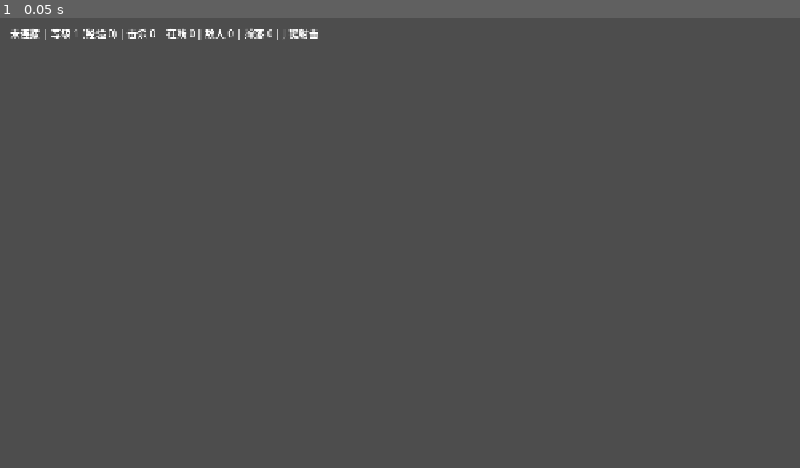
Above: before the commit, frame 1.
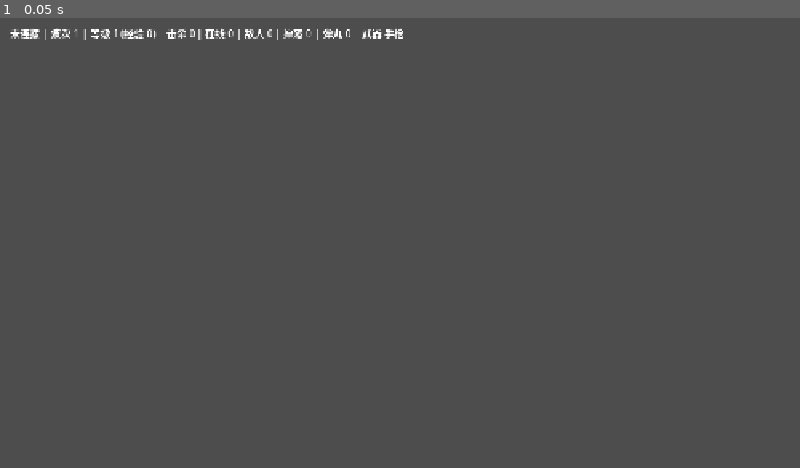
Above: after the commit, the same moment.

Repository: kiony6/roguecoop-trae
Game: Godot game, scene res://scenes/world.tscn
Two runs of this game, one before a commit and one after it. Both use one fixed random seed, a clock stepped at 60 frames per second and the inputs below. This scene is started directly instead of the project's main scene.
Inputs:
- Up to frame 1 (0.05 s): no input

The runs differ from the first frame. In frame 1, 0.5% of the frame differs, in the area x 6-51%, y 2-5%.

Commit message:
feat(m4): net facade + presentation for projectiles and room walls

Diff:
--- a/autoload/net.gd
+++ b/autoload/net.gd
@@ -6,10 +6,13 @@
 signal player_joined(player_id: int)
 signal player_left(player_id: int)
 signal input_received(player_id: int)
-signal world_state(tick: int, meta: Dictionary, players: Array, enemies: Array, loot: Array)
+signal world_state(
+	tick: int, meta: Dictionary, players: Array, enemies: Array, loot: Array, projectiles: Array
+)
 signal upgrade_offer(choices: PackedInt32Array)
 signal player_upgrade(player_id: int, card_id: int)
 signal run_over(won: bool, stats: Dictionary)
+signal room_ready
 signal connected_ok(local_id: int)
 signal connection_failed
 signal disconnected
@@ -48,6 +51,14 @@
 
 func is_client() -> bool:
 	return mode == Mode.CLIENT
+
+
+func room_walls() -> Array:
+	if mode == Mode.HOST:
+		return _host.room_walls
+	if mode == Mode.CLIENT:
+		return _client.room_walls
+	return []
 
 
 # ---------------- 主机 ----------------
@@ -166,7 +177,8 @@
 			_host.meta(),
 			_host.player_states(),
 			_host.enemy_states(),
-			_host.loot_states()
+			_host.loot_states(),
+			_host.projectile_states()
 		)
 		if not _host.run_over:
 			_offer_to_players()
@@ -226,8 +238,10 @@
 		var center: Vector2 = _host.players[peer]["pos"]
 		var culled_enemies := AoI.cull(center, AoI.AOI_RADIUS, enemies)
 		var culled_loot := AoI.cull(center, AoI.AOI_RADIUS, loot)
+		var projs := _host.projectile_states()
+		var culled_proj := AoI.cull(center, AoI.AOI_RADIUS, projs)
 		var payload := Protocol.encode_snapshot(
-			_host.tick, meta, players, culled_enemies, culled_loot
+			_host.tick, meta, players, culled_enemies, culled_loot, culled_proj
 		)
 		_rpc_snapshot.rpc_id(peer, _host.tick, payload)
 	_host.snapshot_count += 1
@@ -240,6 +254,7 @@
 	if mode != Mode.HOST:
 		return
 	_host.add_player(id)
+	_rpc_room.rpc_id(id, Protocol.encode_room(_host.room_walls))
 	player_joined.emit(id)
 	_broadcast_peer_list()
 
@@ -299,7 +314,9 @@
 	_client.last_snapshot_tick = snap["tick"]
 	_client.last_meta = snap["meta"]
 	_client.last_players = snap["players"]
-	world_state.emit(snap["tick"], snap["meta"], snap["players"], snap["enemies"], snap["loot"])
+	world_state.emit(
+		snap["tick"], snap["meta"], snap["players"], snap["enemies"], snap["loot"], snap["projectiles"]
+	)
 
 
 @rpc("authority", "call_remote", "reliable", 0)
@@ -320,6 +337,14 @@
 
 
 @rpc("authority", "call_remote", "reliable", 0)
+func _rpc_room(payload: PackedByteArray) -> void:
+	if mode != Mode.CLIENT:
+		return
+	_client.room_walls = Protocol.decode_room(payload)
+	room_ready.emit()
+
+
+@rpc("authority", "call_remote", "reliable", 0)
 func _rpc_upgrade_offer(choices: PackedInt32Array) -> void:
 	if mode != Mode.CLIENT:
 		return
--- a/net/net_client.gd
+++ b/net/net_client.gd
@@ -7,6 +7,7 @@
 var last_players: Array = []
 var pending_move := Vector2.ZERO
 var pending_buttons := 0
+var room_walls: Array = []
 
 
 func reset() -> void:
@@ -16,3 +17,4 @@
 	last_players = []
 	pending_move = Vector2.ZERO
 	pending_buttons = 0
+	room_walls = []
--- a/scripts/player.gd
+++ b/scripts/player.gd
@@ -2,11 +2,12 @@
 ## 玩家表现节点。状态全部来自 Net 的 world_state 推送：
 ## - 主机端：一切权威直连（自己 + 远端都直接读权威位置）
 ## - 客户端：本地玩家「预测 + 软校正」，远端玩家「按到达时间插值」
-## M3：新增倒地/阵亡表现与救援进度环。
+## M3 保留倒地/阵亡表现与救援进度环；M4 新增武器枪管与墙体碰撞预测。
 
 const Interp := preload("res://net/interp.gd")
 const Movement := preload("res://sim/movement.gd")
 const Combat := preload("res://sim/combat.gd")
+const Weapons := preload("res://sim/weapons.gd")
 
 const CORRECT_RATE := 10.0  # 软校正速率
 const SNAP_DIST := 140.0  # 误差超过该距离直接硬吸附
@@ -18,6 +19,7 @@
 var hp := Combat.PLAYER_MAX_HP
 var status := Combat.PLAYER_ALIVE
 var revive01 := 0
+var weapon := 0
 
 var _interp := Interp.new()
 var _auth := Vector2.ZERO
@@ -34,7 +36,9 @@
 	queue_redraw()
 
 
-func push_authoritative(pos: Vector2, hp_in: int, status_in: int, revive_in: int) -> void:
+func push_authoritative(
+	pos: Vector2, hp_in: int, status_in: int, revive_in: int, weapon_in: int
+) -> void:
 	if not _has_auth:
 		_has_auth = true
 		_auth = pos
@@ -44,6 +48,7 @@
 	hp = hp_in
 	status = status_in
 	revive01 = revive_in
+	weapon = weapon_in
 	_interp.push(pos, float(Time.get_ticks_msec()))
 	queue_redraw()
 
@@ -64,7 +69,7 @@
 
 func _local_tick(delta: float) -> void:
 	var move := Input.get_vector("move_left", "move_right", "move_up", "move_down")
-	_predicted = Movement.step(_predicted, move, delta)
+	_predicted = Movement.step(_predicted, move, delta, Movement.SPEED, Net.room_walls())
 	Net.send_local_input(move, _read_buttons())
 
 	var err := _auth - _predicted
@@ -95,6 +100,7 @@
 	draw_arc(Vector2.ZERO, RADIUS, 0.0, TAU, 24, body.darkened(0.35), 2.0)
 	if is_local:
 		draw_arc(Vector2.ZERO, RADIUS + 4.0, 0.0, TAU, 24, color.lightened(0.4), 1.0)
+	_draw_weapon()
 	if status == Combat.PLAYER_DOWNED:
 		# 救援进度环（顺时针，进度越满越接近救起）
 		var p := float(revive01) / 255.0
@@ -105,3 +111,13 @@
 	var ratio := clampf(float(hp) / float(Combat.PLAYER_MAX_HP), 0.0, 1.0)
 	draw_rect(Rect2(-14.0, -RADIUS - 9.0, 28.0, 3.0), Color(0, 0, 0, 0.5))
 	draw_rect(Rect2(-14.0, -RADIUS - 9.0, 28.0 * ratio, 3.0), Color("7be07b"))
+
+
+func _draw_weapon() -> void:
+	# 枪管按武器着色，便于一眼分辨当前武器
+	var col := Color("a8e0ff")
+	if weapon == Weapons.KIND_SHOTGUN:
+		col = Color("ffe9a8")
+	elif weapon == Weapons.KIND_RIFLE:
+		col = Color("ffd0f0")
+	draw_rect(Rect2(4.0, -2.0, 11.0, 4.0), col)
--- /dev/null
+++ b/scripts/projectile.gd
@@ -0,0 +1,53 @@
+extends Node2D
+## 弹丸表现节点（M4）。弹丸速度快，客户端用「最近权威位置 + 方向」航位推算，
+## 避免插值带来的明显滞后；主机直连权威位置。
+
+const Weapons := preload("res://sim/weapons.gd")
+
+var proj_id := 0
+var kind := 0
+
+var _auth := Vector2.ZERO
+var _dir := Vector2.RIGHT
+var _recv_ms := 0.0
+var _has_auth := false
+
+
+func setup(id: int, k: int) -> void:
+	proj_id = id
+	kind = k
+	z_index = -2
+	queue_redraw()
+
+
+func push_authoritative(pos: Vector2, dir: Vector2, k: int) -> void:
+	_auth = pos
+	if dir.length() > 0.0001:
+		_dir = dir
+	kind = k
+	_recv_ms = float(Time.get_ticks_msec())
+	if not _has_auth:
+		_has_auth = true
+		position = pos
+	queue_redraw()
+
+
+func _physics_process(_delta: float) -> void:
+	if not _has_auth:
+		return
+	if Net.is_client():
+		var dt := (float(Time.get_ticks_msec()) - _recv_ms) / 1000.0
+		position = _auth + _dir.normalized() * Weapons.speed(kind) * dt
+	else:
+		position = _auth
+
+
+func _draw() -> void:
+	var r := Weapons.radius(kind)
+	var col := Color("a8e0ff")
+	if kind == Weapons.KIND_SHOTGUN:
+		col = Color("ffe9a8")
+	elif kind == Weapons.KIND_RIFLE:
+		col = Color("ffd0f0")
+	draw_circle(Vector2.ZERO, r, col)
+	draw_arc(Vector2.ZERO, r, 0.0, TAU, 16, col.darkened(0.4), 1.5)
--- a/scripts/world.gd
+++ b/scripts/world.gd
@@ -1,13 +1,16 @@
 extends Node2D
-## 世界场景：按 Net 广播的 world_state 渲染玩家/敌人/掉落，并承载 HUD / 升级 / 结算面板。
-## 不参与任何权威裁决。
+## 世界场景：按 Net 广播的 world_state 渲染玩家/敌人/掉落/弹丸与房间墙体，
+## 并承载 HUD / 升级 / 结算面板。不参与任何权威裁决。
 
 const PlayerScript := preload("res://scripts/player.gd")
 const EnemyScript := preload("res://scripts/enemy.gd")
 const LootScript := preload("res://scripts/loot.gd")
+const ProjectileScript := preload("res://scripts/projectile.gd")
 const UpgradeMenu := preload("res://scripts/upgrade_menu.gd")
 const RunOverMenu := preload("res://scripts/runover_menu.gd")
 const Progression := preload("res://sim/progression.gd")
+const Weapons := preload("res://sim/weapons.gd")
+const Rooms := preload("res://sim/rooms.gd")
 
 const COLORS: Array[Color] = [
 	Color("4aa3ff"),
@@ -19,9 +22,12 @@
 var _player_nodes := {}
 var _enemy_nodes := {}
 var _loot_nodes := {}
+var _proj_nodes := {}
 var _level := 1
 var _xp := 0
 var _kills := 0
+var _wave := 1
+var _local_weapon := 0
 var _last_pick := ""
 
 var _upgrade_menu: Control
@@ -36,6 +42,9 @@
 	Net.upgrade_offer.connect(_on_upgrade_offer)
 	Net.player_upgrade.connect(_on_player_upgrade)
 	Net.run_over.connect(_on_run_over)
+	Net.room_ready.connect(_on_room_ready)
+	if Net.is_host():
+		queue_redraw()
 
 	_upgrade_menu = UpgradeMenu.new()
 	_upgrade_menu.name = "UpgradeMenu"
@@ -54,15 +63,29 @@
 	_update_info()
 
 
+func _draw() -> void:
+	for w in Net.room_walls():
+		var r: Rect2 = w
+		draw_rect(r, Color("2a3550"), true)
+		draw_rect(r, Color("3d4d70"), false, 2.0)
+	draw_rect(Rooms.arena_rect(), Color("5566aa"), false, 4.0)
+
+
+func _on_room_ready() -> void:
+	queue_redraw()
+
+
 func _on_world_state(
-	_tick: int, meta: Dictionary, players: Array, enemies: Array, loot: Array
+	_tick: int, meta: Dictionary, players: Array, enemies: Array, loot: Array, projectiles: Array
 ) -> void:
 	_level = int(meta.get("level", 1))
 	_xp = int(meta.get("xp", 0))
 	_kills = int(meta.get("kills", 0))
+	_wave = int(meta.get("wave", 1))
 	_sync_players(players)
 	_sync_enemies(enemies)
 	_sync_loot(loot)
+	_sync_projectiles(projectiles)
 
 
 func _sync_players(players: Array) -> void:
@@ -71,8 +94,14 @@
 		var node: Node2D = _player_nodes.get(id)
 		if node == null:
 			node = _spawn_player(id)
+		if id == Net.local_id:
+			_local_weapon = int(p.get("weapon", 0))
 		node.push_authoritative(
-			p["pos"], int(p.get("hp", 100)), int(p.get("status", 0)), int(p.get("revive01", 0))
+			p["pos"],
+			int(p.get("hp", 100)),
+			int(p.get("status", 0)),
+			int(p.get("revive01", 0)),
+			int(p.get("weapon", 0))
 		)
 
 
@@ -106,6 +135,21 @@
 			_loot_nodes.erase(id)
 
 
+func _sync_projectiles(projectiles: Array) -> void:
+	var alive := {}
+	for pj in projectiles:
+		var id: int = pj["id"]
+		alive[id] = true
+		var node: Node2D = _proj_nodes.get(id)
+		if node == null:
+			node = _spawn_projectile(id, int(pj.get("kind", 0)))
+		node.push_authoritative(pj["pos"], pj["dir"], int(pj.get("kind", 0)))
+	for id in _proj_nodes.keys():
+		if not alive.has(id):
+			_proj_nodes[id].queue_free()
+			_proj_nodes.erase(id)
+
+
 func _on_player_left(id: int) -> void:
 	var node: Node2D = _player_nodes.get(id)
 	if node != null:
@@ -137,6 +181,15 @@
 	node.setup(id, kind)
 	add_child(node)
 	_loot_nodes[id] = node
+	return node
+
+
+func _spawn_projectile(id: int, kind: int) -> Node2D:
+	var node := ProjectileScript.new()
+	node.name = "Proj%d" % id
+	node.setup(id, kind)
+	add_child(node)
+	_proj_nodes[id] = node
 	return node
 
 
@@ -177,16 +230,20 @@
 	elif Net.is_client():
 		role = "客户端 id=%d" % Net.local_id
 	var pick := "" if _last_pick.is_empty() else " | %s" % _last_pick
+	var wpn := " | 武器 %s" % Weapons.name_of(_local_weapon)
 	_info.text = (
-		"%s | 等级 %d (经验 %d) | 击杀 %d | 在线 %d | 敌人 %d | 掉落 %d | J 键射击%s"
+		"%s | 波次 %d | 等级 %d (经验 %d) | 击杀 %d | 在线 %d | 敌人 %d | 掉落 %d | 弹丸 %d%s%s"
 		% [
 			role,
+			_wave,
 			_level,
 			_xp,
 			_kills,
 			_player_nodes.size(),
 			_enemy_nodes.size(),
 			_loot_nodes.size(),
+			_proj_nodes.size(),
+			wpn,
 			pick,
 		]
 	)
